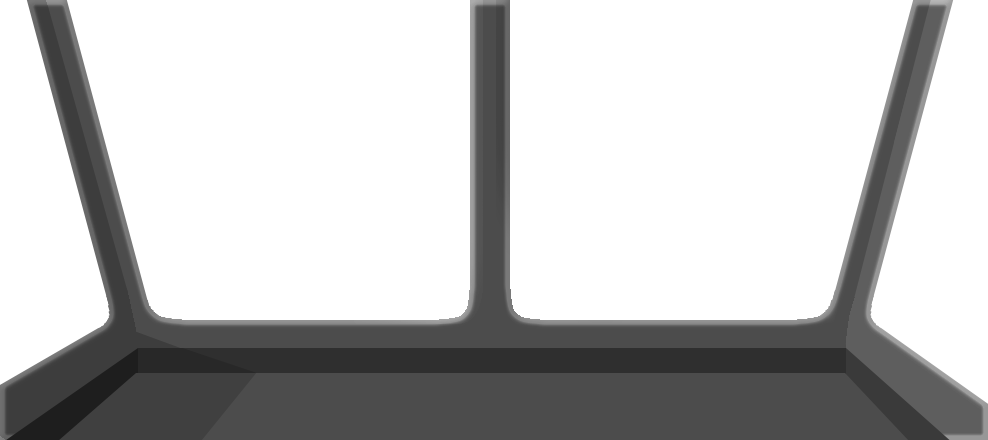
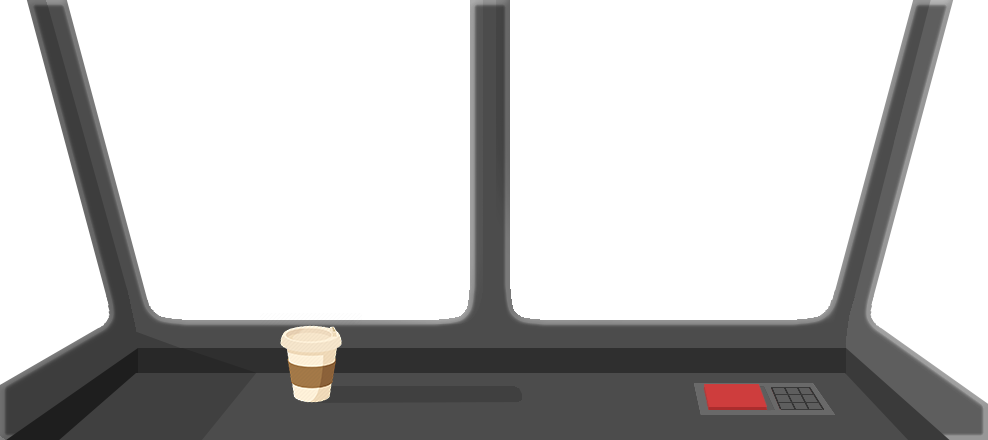
Layer changes from the first 988 x 440 image to the second:
added layer "Line 8" in group "Int" over [771, 387, 824, 410]
added layer "Layer 8 copy" (1st of 3, in "Int") in group "Int" over [770, 387, 824, 410]
added layer "Layer 8 copy" (2nd of 3, in "Int") in group "Int" over [703, 384, 768, 407]
added layer "Layer 8 copy" (3rd of 3, in "Int") in group "Int" over [703, 387, 768, 410]
added layer "g10060-512" in group "Int" over [260, 313, 362, 403]
added layer "Layer 9" in group "Int" over [308, 386, 775, 411]
added layer "Layer 8" in group "Int" over [694, 383, 835, 415]
